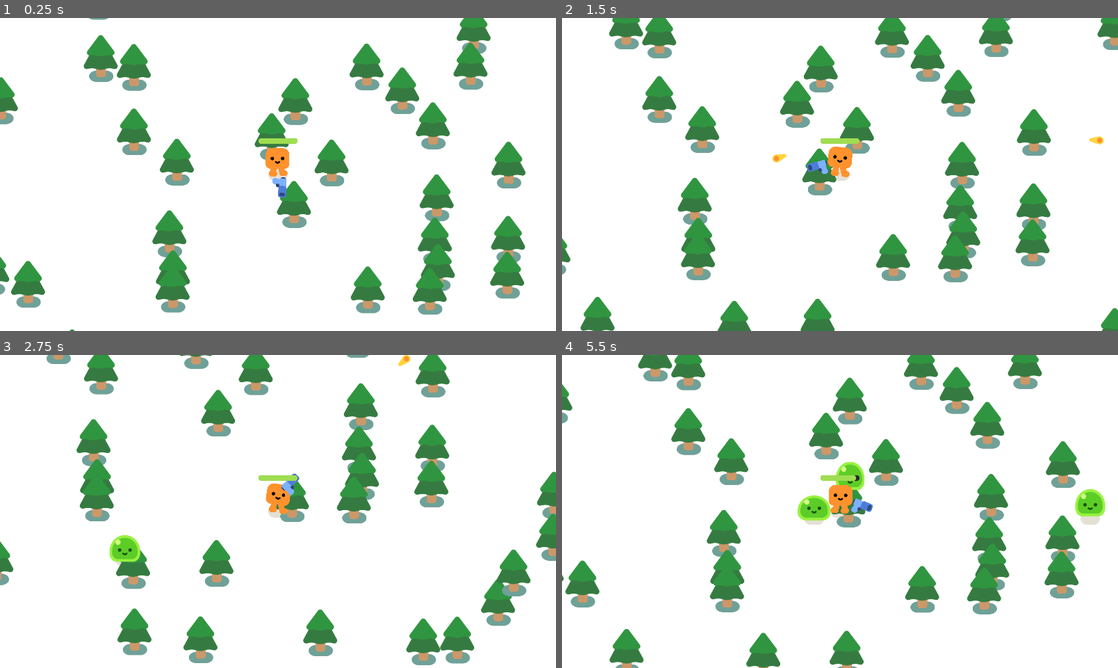
Above: before the commit, frames 1-4 (two rows, left to right).
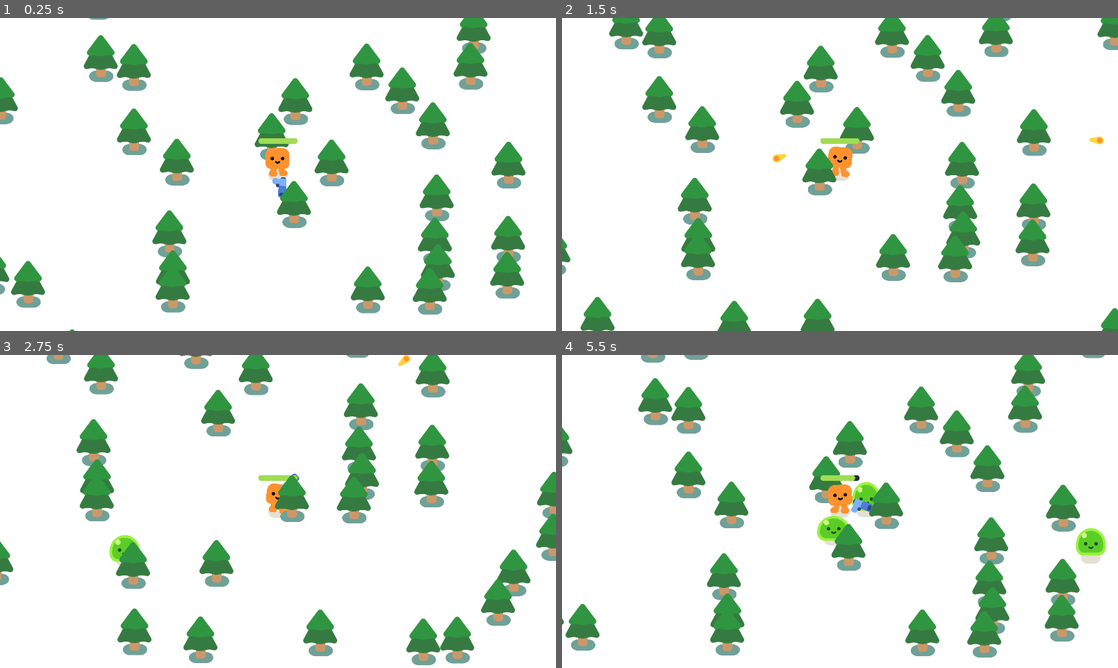
Above: after the commit, the same moments.

Repository: nathanvarghese/2DShooter-GDQuest
Game: Godot game, scene res://scenes/pro_gen_world.tscn
Same seed, same stepped clock (60 frames per second), same inputs: the game is played once before the commit and once after it.
Inputs (mouse positions are in pixels of both pictures, inside the frame that each line leads up to):
- Up to frame 1 (0.25 s): no input
- Up to frame 2 (1.5 s): tap Enter at 0.5 s; move the mouse to (962, 158) at 0.52 s; hold D (move_right) 0.53-1.28 s; click (962, 158) at 0.6 s; move the mouse to (728, 190) at 1.27 s; hold S (move_down) from 1.28 s (still down); click (728, 190) at 1.35 s
- Up to frame 3 (2.75 s): move the mouse to (333, 442) at 2.02 s; release S (move_down) at 2.03 s; hold D (move_right) from 2.03 s (still down); click (333, 442) at 2.1 s
- Up to frame 4 (5.5 s): move the mouse to (812, 574) at 2.77 s; release D (move_right) at 2.78 s; hold W (move_up) 2.78-3.53 s; click (812, 574) at 2.85 s; move the mouse to (1006, 558) at 3.52 s; hold A (move_left) 3.53-5.03 s; click (1006, 558) at 3.6 s; move the mouse to (673, 464) at 4.27 s; click (673, 464) at 4.35 s; move the mouse to (867, 511) at 5.02 s; hold S (move_down) from 5.03 s (still down); click (867, 511) at 5.1 s

The runs differ from the first frame. In frame 1, less than 0.1% of the frame differs, in the area x 50-52%, y 54-58%; in frame 2, 0.1%; in frame 3, 0.4%; in frame 4, 26%, in the area x 0-98%, y 0-100%.

Commit message:
working procedurally generated world

Diff:
--- a/2d-project-assets/Scripts/pro_gen_world.gd
+++ b/2d-project-assets/Scripts/pro_gen_world.gd
@@ -33,6 +33,10 @@
 func generate_chunk(chunk : Vector2i):
 	const TREE = preload("res://scenes/tree.tscn")
 	var chunk_node = Node2D.new()
+
+	# Very important to make sure that the Y sort enabled does this
+	chunk_node.y_sort_enabled = true
+
 	add_child(chunk_node)
 	loaded_chunks[chunk] = chunk_node
 
--- a/2d-project-assets/scenes/player.tscn
+++ b/2d-project-assets/scenes/player.tscn
@@ -25,6 +25,7 @@
 corner_radius_bottom_left = 8
 
 [node name="Player" type="CharacterBody2D" unique_id=2141530234]
+collision_mask = 3
 script = ExtResource("1_onrkg")
 
 [node name="HappyBoo" parent="." unique_id=1091727253 instance=ExtResource("1_4flbx")]
--- a/2d-project-assets/scenes/pro_gen_world.tscn
+++ b/2d-project-assets/scenes/pro_gen_world.tscn
@@ -86,4 +86,5 @@
 theme_override_font_sizes/font_size = 174
 text = "Game Over"
 
+[connection signal="health_depleted" from="Player" to="." method="_on_player_health_depleted"]
 [connection signal="timeout" from="Timer" to="." method="_on_timer_timeout"]
Not shown, changed: .DS_Store
Not shown, changed: 2d-project-assets/.DS_Store
